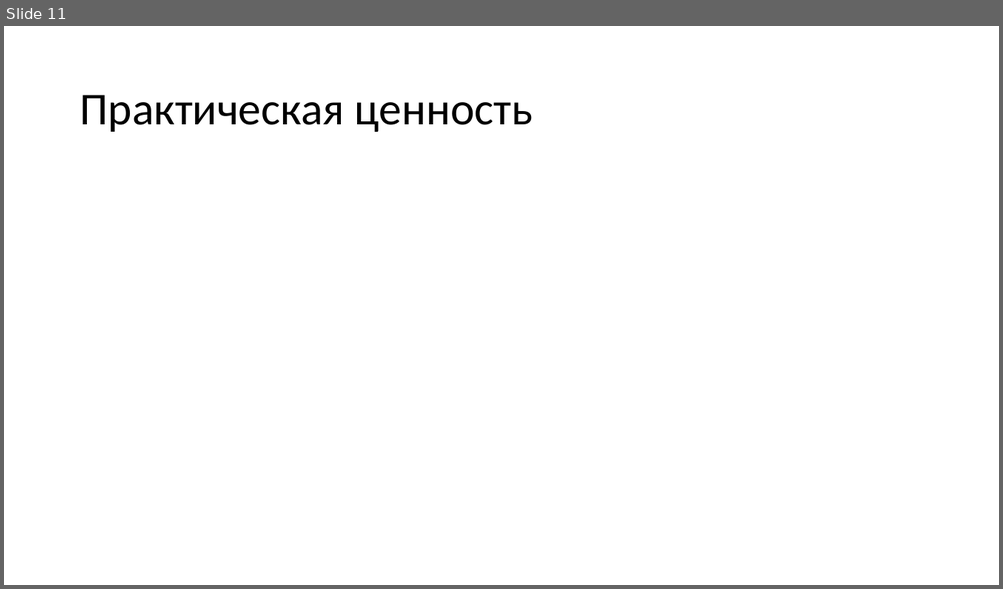
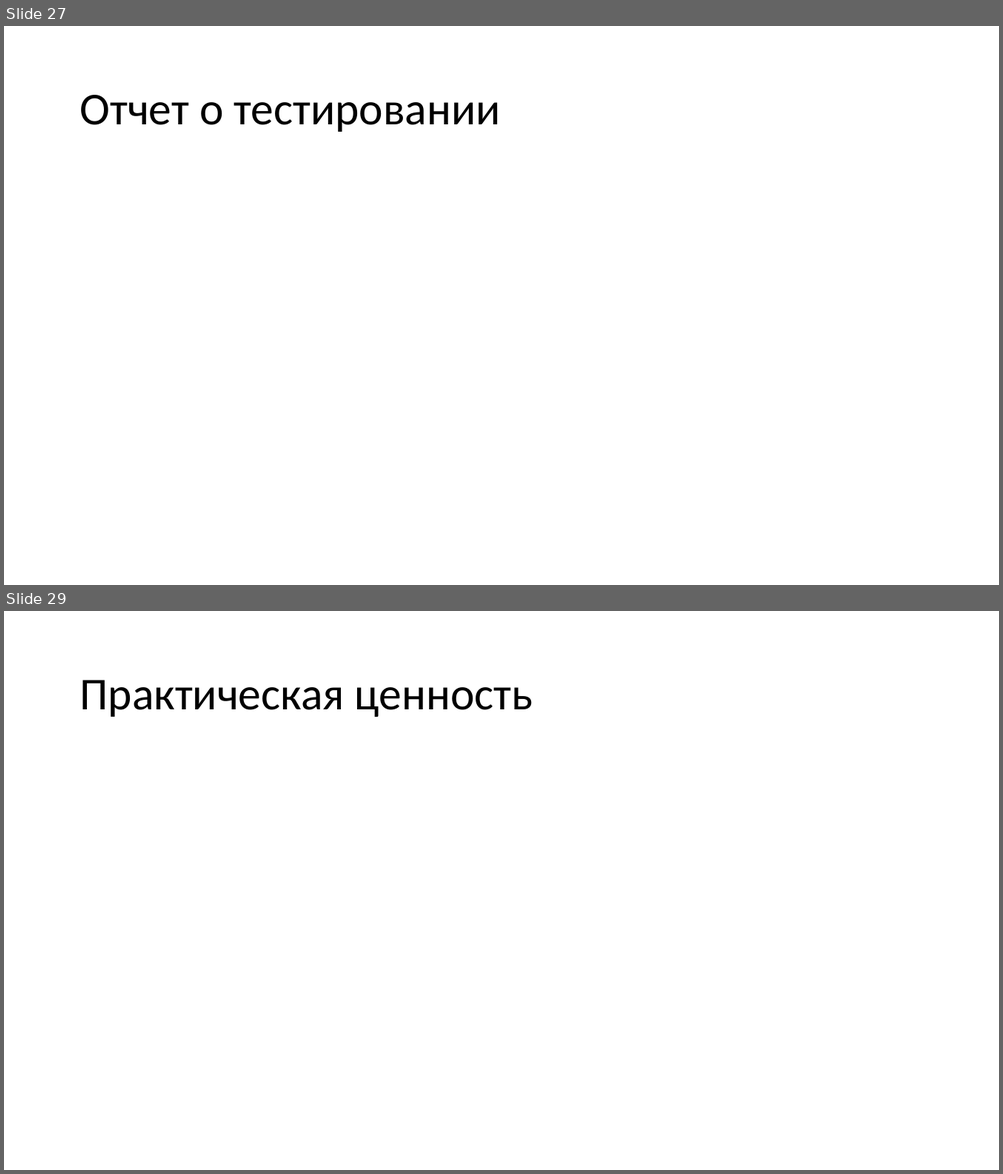
Before and after one commit to N0tilT/Timelon, a slide deck: docs/Timelon.pptx. Shown one above the other, each under a label of ours: slide 11 before the commit, slides 27 and 29 after it; the slides between them are not shown. The pictures are 1003x589 and 1003x1174 pixels, drawn with LibreOffice and Linux fonts; fonts in the diff are those of the drawing. Boxes give left, top, right and bottom in pixels: in the first picture for what was removed or moved away, otherwise in the second. Text is boxed around its words. In the diff, an @@ line names an element or a change of style, - is before the commit and + after.

```diff
--- a/docs/Timelon.pptx
+++ b/docs/Timelon.pptx
@@ slide 27 added at bbox=[4, 26, 999, 585], background #FFFFFF @@
@@ title added at bbox=[79, 95, 500, 132], 44 pt, text #000000 @@
+Отчет о тестировании
@@ what was slide 11 is now slide 29 @@
```
Also in this commit, not shown: 2 slides changed, 17 other slides added.
